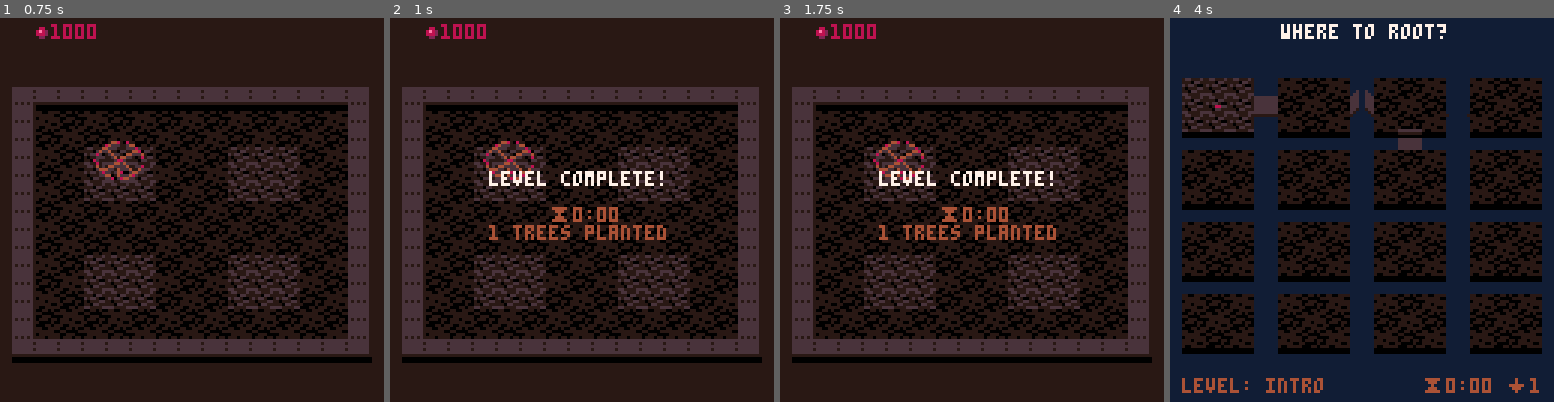
Above: before the commit, frames 1-4 (left to right).
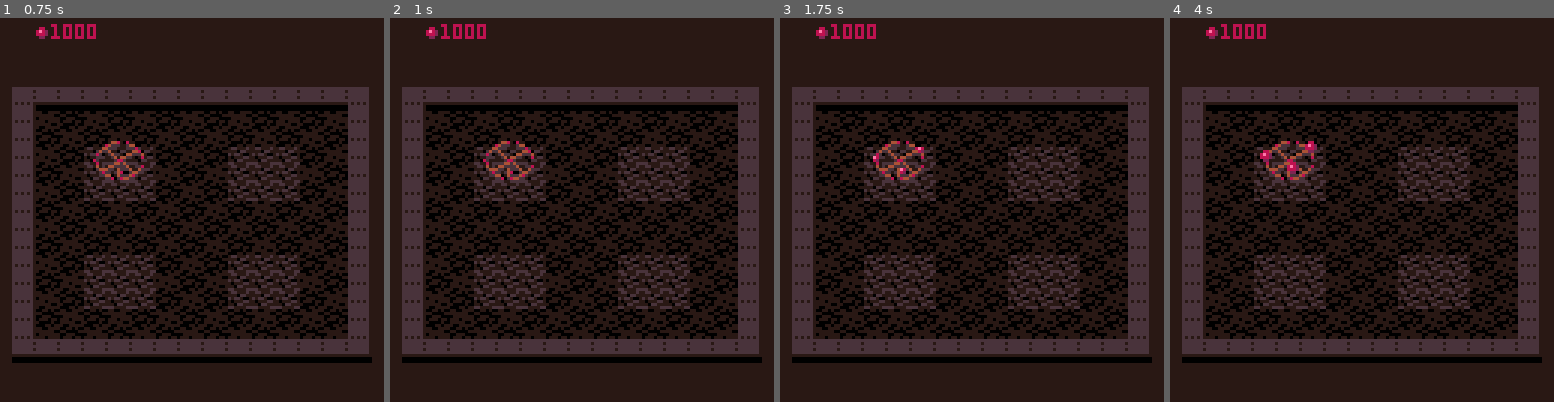
Above: after the commit, the same moments.

Repository: erwinbonsma/WhereToRootPico8
Game: PICO-8 cartridge wheretoroot.p8
Two runs of this game, one before a commit and one after it. Both use one fixed random seed, a clock stepped at 60 frames per second and the inputs below.
Inputs:
- Up to frame 1 (0.75 s): tap X (X key) at 0.33 s; tap O (Z key) at 0.7 s
- Up to frame 2 (1 s): no input
- Up to frame 3 (1.75 s): tap X (X key) at 1.07 s; hold Right from 1.6 s (still down); tap O (Z key) at 1.7 s
- Up to frame 4 (4 s): tap X (X key) at 1.85, 2.97 s; release Right at 2.1 s; tap O (Z key) every 0.4 s from 2.1 to 3.7 s; hold Up 2.15-2.42 s; hold Right 2.47-3.03 s; hold Left 3.08-3.58 s; hold Down 3.63-3.97 s

Frame 1 is identical in both runs. In frame 2, 1.8% of the frame differs, in the area x 25-72%, y 39-58%; in frame 3, 1.9%; in frame 4, 82%, in the area x 0-100%, y 0-100%.

Commit message:
Disable cheat

Diff:
--- a/wheretoroot.p8
+++ b/wheretoroot.p8
@@ -1821,9 +1821,9 @@
  local human=self.players[1]
  local winner=self.goal.winner
 
- if btnp(🅾️) then
-  winner=human
- end
+-- if btnp(🅾️) then
+--  winner=human
+-- end
 
  local msg={}
  if winner!=nil then
